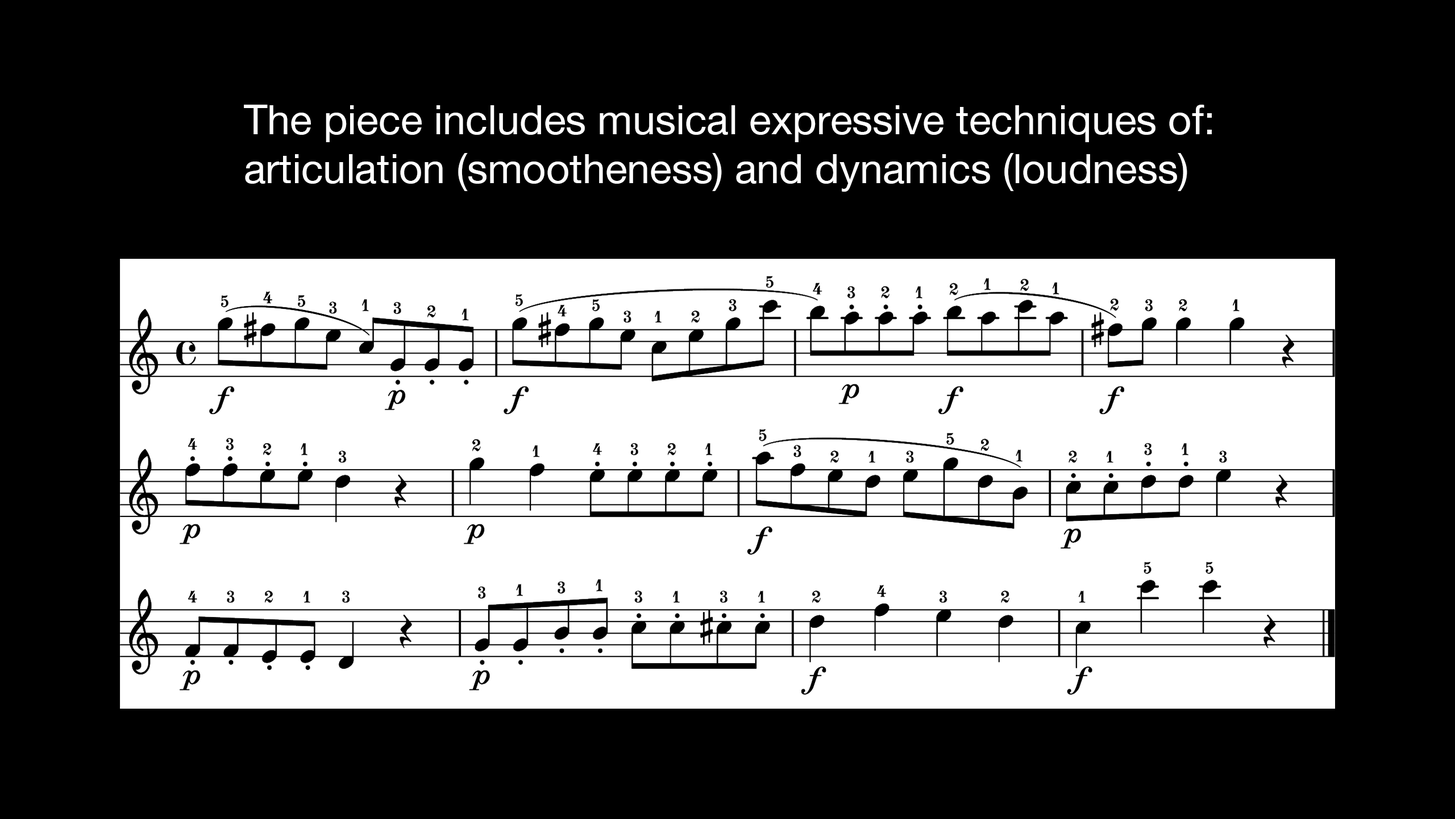
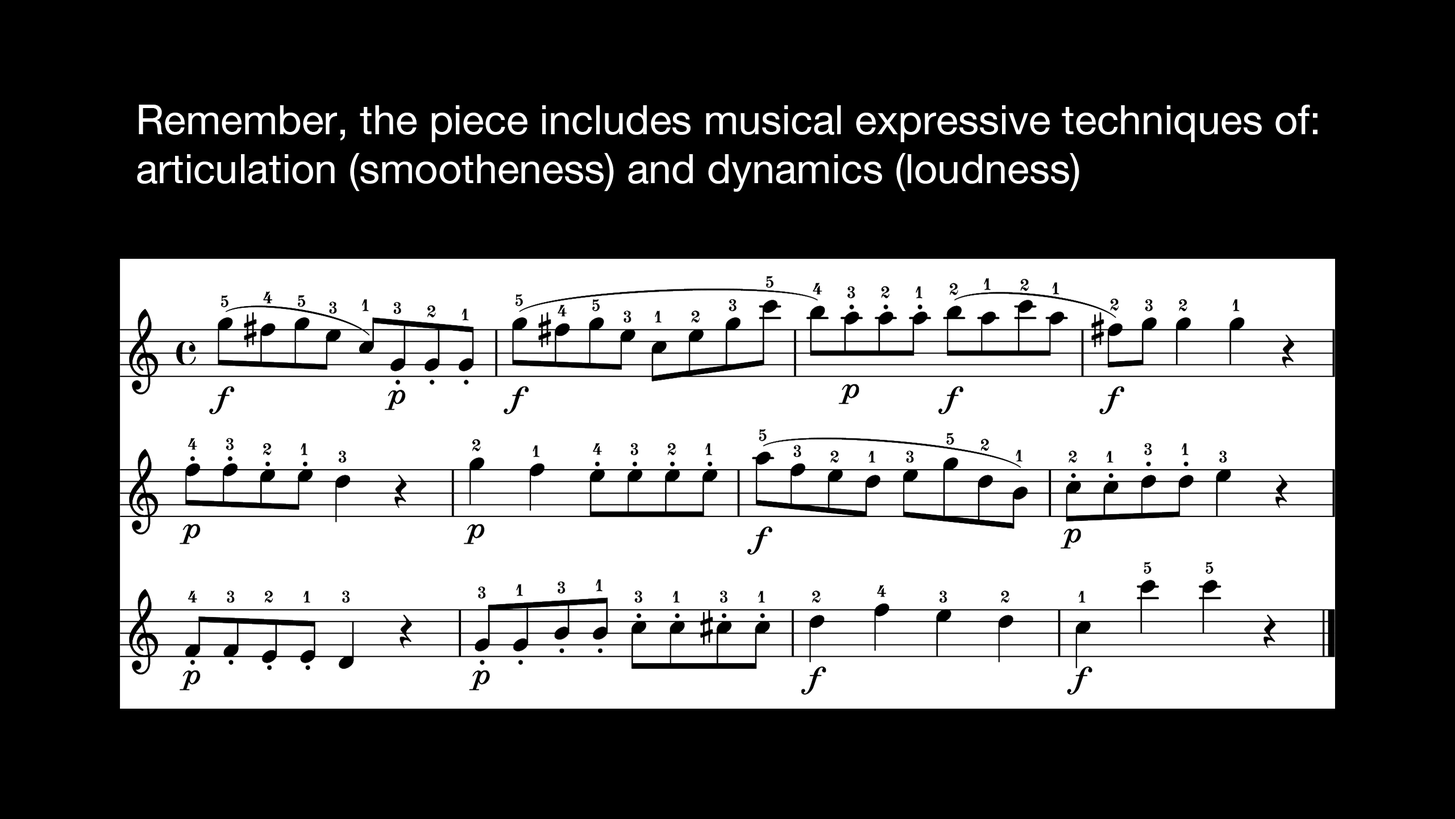
Before/after of a 1455 × 819 layered artwork. What changed in the layer stack:
renamed "The piece includes musical expressive techniques of: articulati" to "Remember, the piece includes musical expressive techniques of:", painted on it over bbox(137, 104, 1318, 192)
